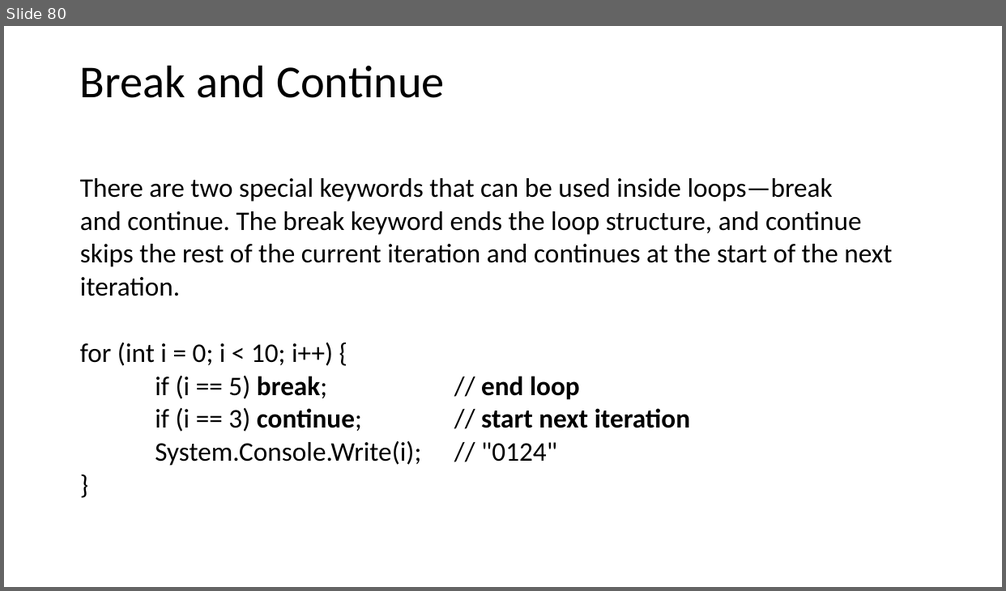
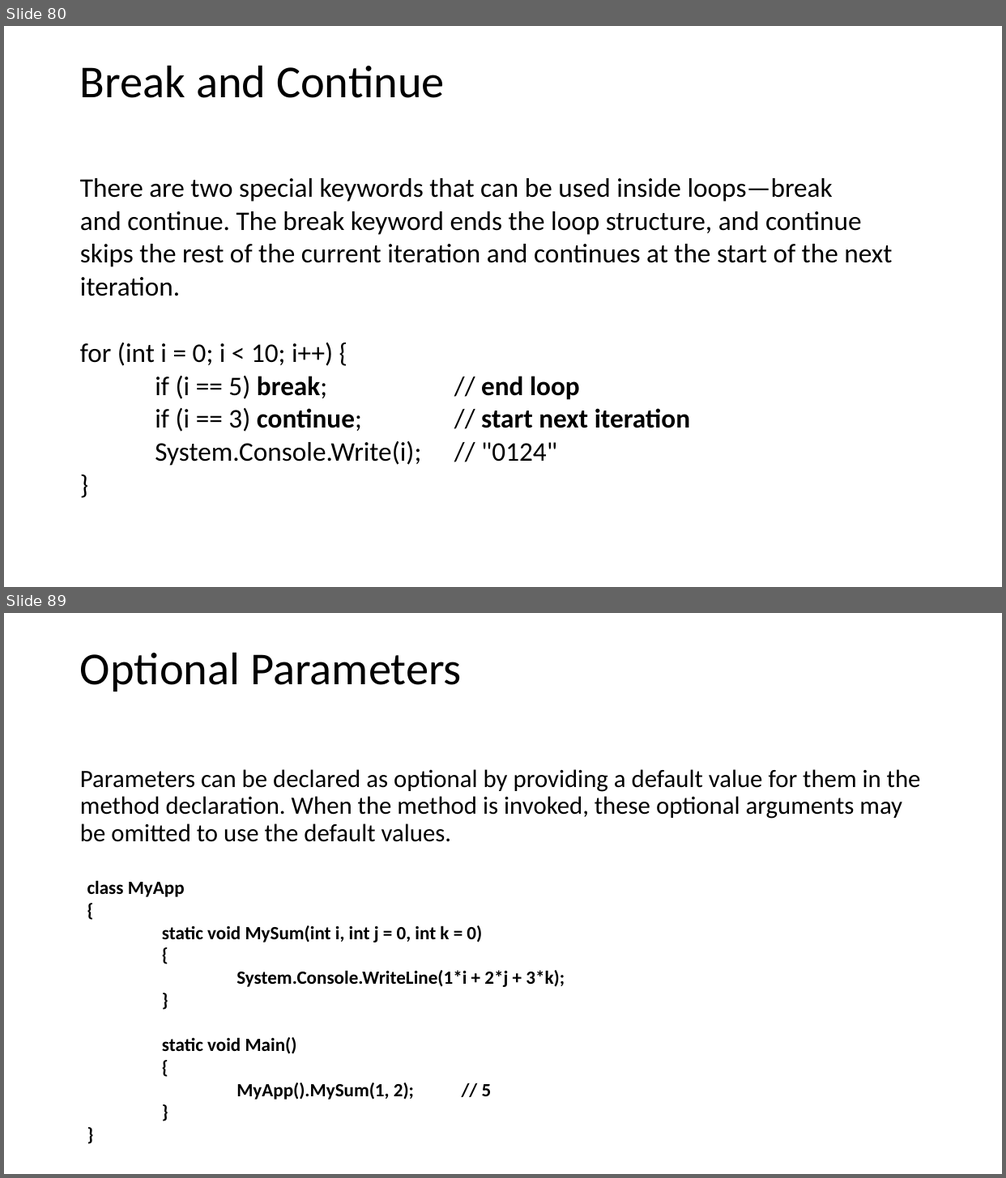
Before and after one commit to AlbertOsinaga/CursoCSharp__8, a slide deck: CSharpQuickReference.pptx. Shown one above the other, each under a label of ours: slide 80 before the commit, slides 80 and 89 after it; the slides between them are not shown. The pictures are 1006x591 and 1006x1178 pixels, drawn with LibreOffice and Linux fonts; fonts in the diff are those of the drawing. Boxes give left, top, right and bottom in pixels: in the first picture for what was removed or moved away, otherwise in the second. Text is boxed around its words. In the diff, an @@ line names an element or a change of style, - is before the commit and + after.

```diff
--- a/CSharpQuickReference.pptx
+++ b/CSharpQuickReference.pptx
@@ slide 89 added at (4, 613, 1002, 1174), background #FFFFFF @@
@@ title added at (80, 652, 462, 692), 44 pt, text #000000 @@
+Optional Parameters
@@ text added at (80, 769, 921, 842), 24 pt, text #000000 @@
+Parameters can be declared as optional by providing a default value for them in the method declaration. When the method is invoked, these optional arguments may be omitted to use the default values.
@@ text added at (87, 880, 565, 1100), 18 pt, text #000000, bold @@
+class MyApp
+{
+static void MySum(int i, int j = 0, int k = 0)
+{
+System.Console.WriteLine(1*i + 2*j + 3*k);
+}
+static void Main()
+{
+MyApp().MySum(1, 2); // 5
+}
+}
```
Also in this commit, not shown: 120 other slides added, 1 other file.
